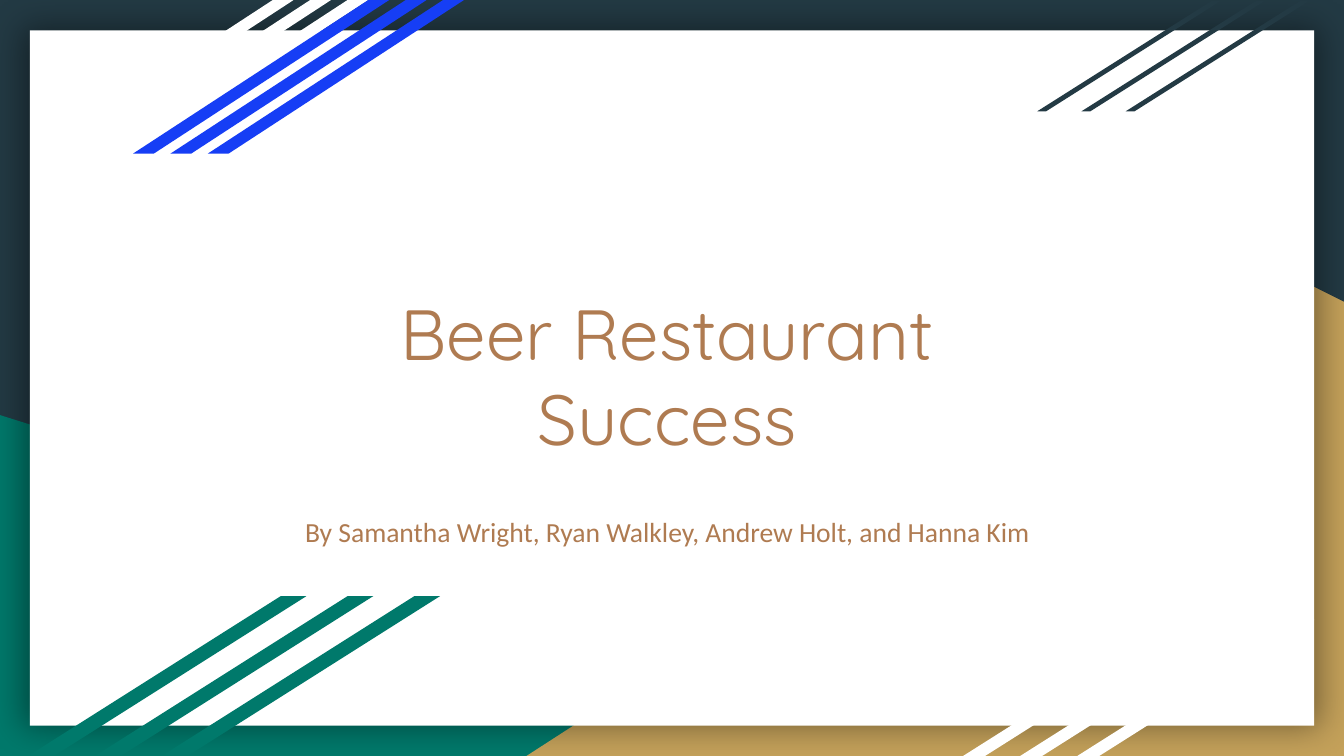
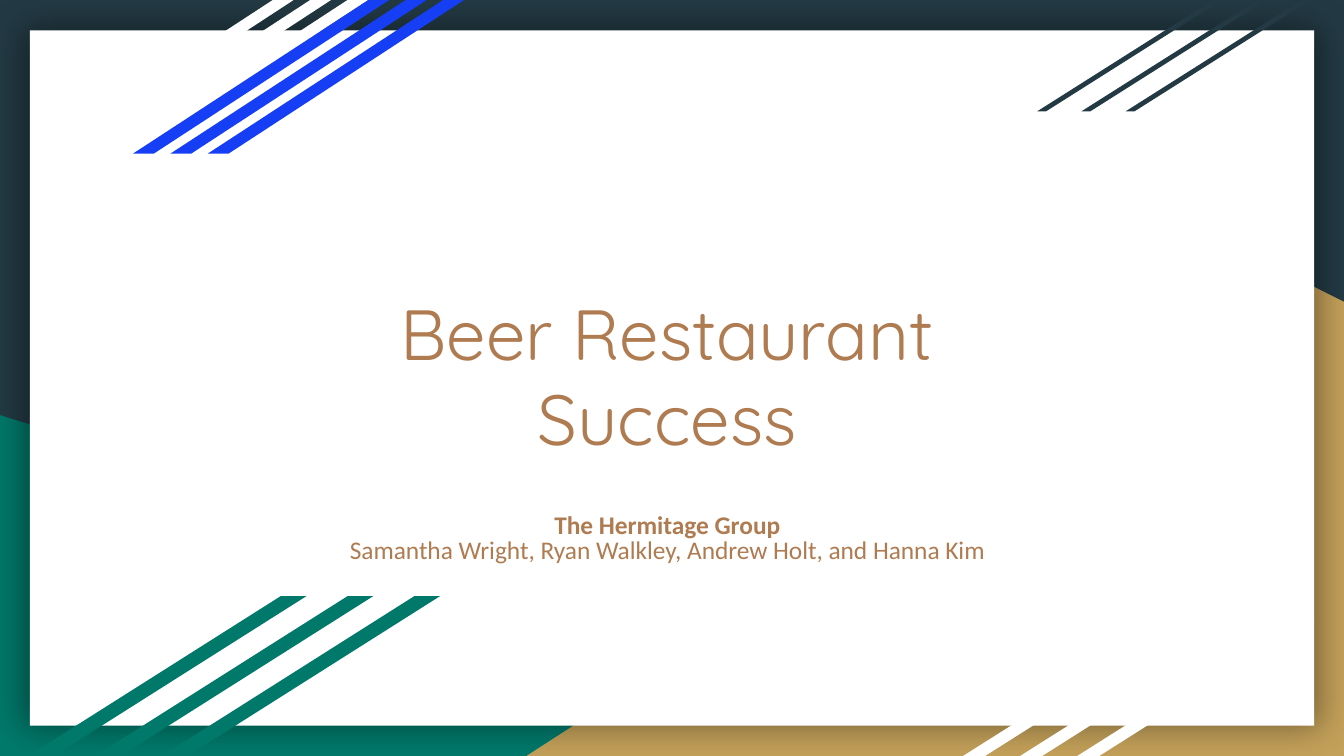
Before and after one commit to HannaKim4673/Beer_Restaurant_Success, a slide deck: slide 1 of Beer Restaurant Success.pptx. Drawn at 1344x756 pixels with LibreOffice and Linux fonts; fonts in the diff are those of the drawing. Boxes give left, top, right and bottom in pixels: in the first picture for what was removed or moved away, otherwise in the second. Text is boxed around its words. In the diff, an @@ line names an element or a change of style, - is before the commit and + after.

```diff
--- a/Beer Restaurant Success.pptx
+++ b/Beer Restaurant Success.pptx
@@ subtitle at [350, 516, 984, 564]: text changed; size 14.8 to 13.6 pt @@
-By Samantha Wright, Ryan Walkley, Andrew Holt, and Hanna Kim
+The Hermitage Group
+Samantha Wright, Ryan Walkley, Andrew Holt, and Hanna Kim
```
Also in this commit, not shown: 6 other slides changed, 3 slides added.
